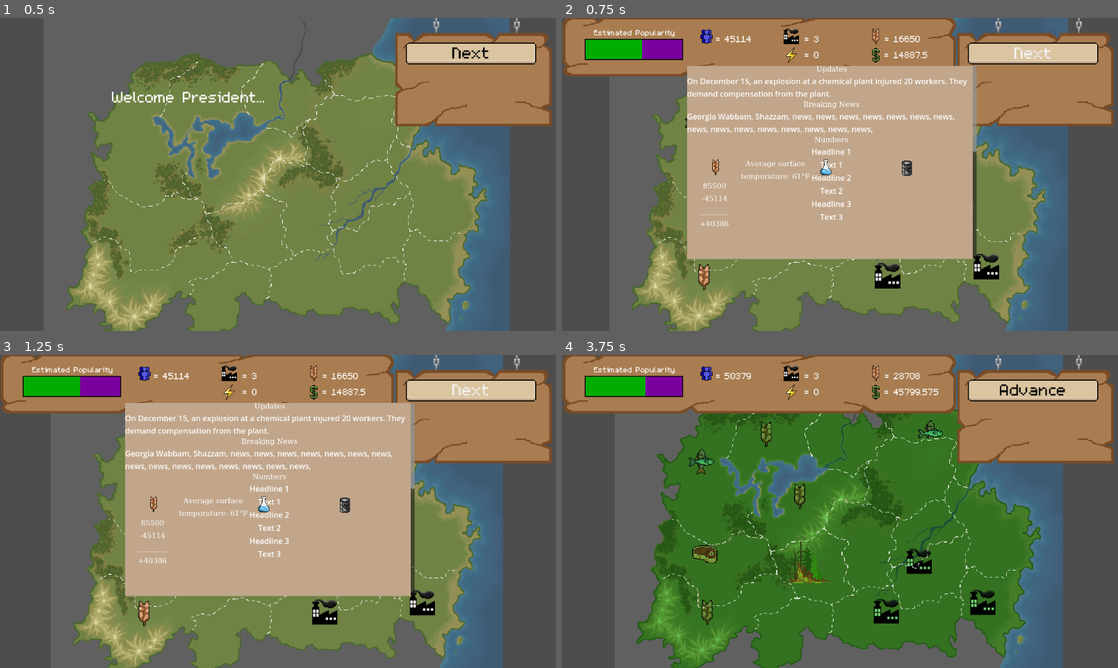
Above: before the commit, frames 1-4 (two rows, left to right).
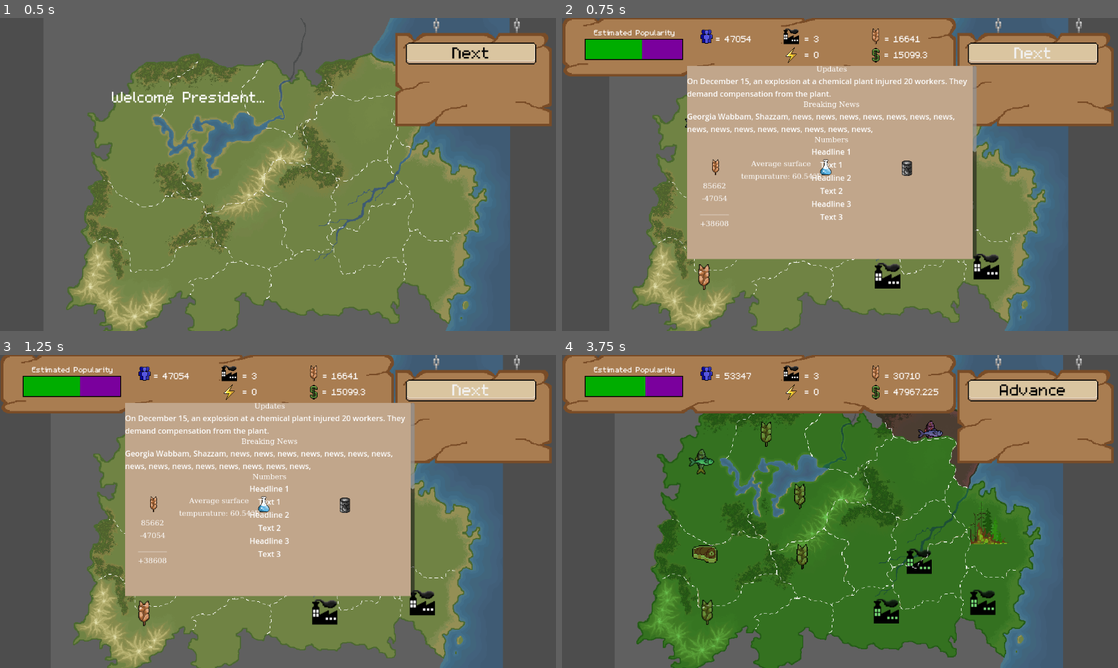
Above: after the commit, the same moments.

Repository: mccoogp/WeatherInc
Game: Godot game, scene res://world.tscn
Same seed, same stepped clock (60 frames per second), same inputs: the game is played once before the commit and once after it. The engine's default icon, where the game draws it, is replaced by a stand-in: a white triangle on a blue panel in a dark square.
Inputs (mouse positions are in pixels of both pictures, inside the frame that each line leads up to):
- Up to frame 1 (0.5 s): no input
- Up to frame 2 (0.75 s): click "Next" at 0.5 s
- Up to frame 3 (1.25 s): no input
- Up to frame 4 (3.75 s): click "Next" at 1.25 s; click "Advance" at 2 s; tap Enter at 2.75, 3.6 s; move the mouse to (962, 495) at 2.77 s; hold Right 2.78-3.53 s; hold X 2.78-3.53 s; click (962, 495) at 2.92 s; tap Space at 3.02, 3.5 s; move the mouse to (728, 527) at 3.52 s; hold Down from 3.53 s (still down)

Frame 1 is identical in both runs. In frame 2, 0.3% of the frame differs, in the area x 25-66%, y 5-67%; in frame 3, 0.3%; in frame 4, 2.1%, in the area x 30-81%, y 5-73%.

Commit message:
tech tree works better

Diff:
--- a/data/skill_tree.json
+++ b/data/skill_tree.json
@@ -2,83 +2,163 @@
   "Skills": {
 	"ag_1": {
 	  "name": "Agriculture Upgrade I",
-	  "description": "Basic crop rotation techniques improve soil health and boost crop output by 10%."
+	  "description": "Basic crop rotation techniques improve soil health. Increases food productivity by 50% total.\nCost:\nEnergy: 1000\nResearch: 1",
+	  "cost": {
+		"energy": 1000,
+		"research": 1
+	  }
 	},
 	"ag_2": {
 	  "name": "Agriculture Upgrade II",
-	  "description": "Advanced seeding methods increase planting efficiency and expand harvestable land. Crop output rises by 15%."
+	  "description": "Advanced seeding methods expand harvestable land. Increases food productivity by 50% total.\nCost:\nEnergy: 4000\nResearch: 4",
+	  "cost": {
+		"energy": 4000,
+		"research": 4
+	  }
 	},
 	"ag_3": {
 	  "name": "Agriculture Upgrade III",
-	  "description": "Enhanced fertilization and pest control reduce crop loss and accelerate growth cycles. Crop output increases by 20%."
+	  "description": "Fertilization and pest control reduce loss and accelerate growth. Increases food productivity by 50% total.\nCost:\nEnergy: 9000\nResearch: 9",
+	  "cost": {
+		"energy": 9000,
+		"research": 9
+	  }
 	},
 	"ag_4": {
 	  "name": "Agriculture Upgrade IV",
-	  "description": "Mechanized farming equipment significantly improves large-scale planting and harvesting efficiency. Crop output increases by 25%."
+	  "description": "Mechanized farming boosts efficiency and speed. Increases food productivity by 50% total.\nCost:\nEnergy: 16000\nResearch: 16",
+	  "cost": {
+		"energy": 16000,
+		"research": 16
+	  }
 	},
 	"ag_5": {
 	  "name": "Agriculture Upgrade V",
-	  "description": "Genetically optimized crops and precision agriculture maximize yields and resource use. Crop output is boosted by 30%."
+	  "description": "Genetically optimized crops maximize yields. Increases food productivity by 50% total.\nCost:\nEnergy: 25000\nResearch: 25",
+	  "cost": {
+		"energy": 25000,
+		"research": 25
+	  }
 	},
 	"in_1": {
 	  "name": "Industry Upgrade I",
-	  "description": "Basic manufacturing techniques improve production speed and reduce material waste by 5%."
+	  "description": "Basic manufacturing techniques improve production speed and reduce material waste by 5%.\nCost:\nEnergy: 1000\nResearch: 1",
+	  "cost": {
+		"energy": 1000,
+		"research": 1
+	  }
 	},
 	"in_2": {
 	  "name": "Industry Upgrade II",
-	  "description": "Introduction of assembly line processes increases factory efficiency. Production output rises by 10%."
+	  "description": "Introduction of assembly line processes increases factory efficiency. Production output rises by 10%.\nCost:\nEnergy: 4000\nResearch: 4",
+	  "cost": {
+		"energy": 4000,
+		"research": 4
+	  }
 	},
 	"in_3": {
 	  "name": "Industry Upgrade III",
-	  "description": "Automation and robotics reduce labor costs and speed up manufacturing. Production output increases by 15%."
+	  "description": "Automation and robotics reduce labor costs and speed up manufacturing. Production output increases by 15%.\nCost:\nEnergy: 9000\nResearch: 9",
+	  "cost": {
+		"energy": 9000,
+		"research": 9
+	  }
 	},
 	"in_4": {
 	  "name": "Industry Upgrade IV",
-	  "description": "Advanced supply chain management optimizes resource flow and minimizes downtime. Production output rises by 20%."
+	  "description": "Advanced supply chain management optimizes resource flow and minimizes downtime. Production output rises by 20%.\nCost:\nEnergy: 16000\nResearch: 16",
+	  "cost": {
+		"energy": 16000,
+		"research": 16
+	  }
 	},
 	"in_5": {
 	  "name": "Industry Upgrade V",
-	  "description": "Cutting-edge smart factories integrate AI-driven optimization, maximizing industrial efficiency. Production output increases by 25%."
+	  "description": "Cutting-edge smart factories integrate AI-driven optimization, maximizing industrial efficiency. Production output increases by 25%.\nCost:\nEnergy: 25000\nResearch: 25",
+	  "cost": {
+		"energy": 25000,
+		"research": 25
+	  }
 	},
 	"en_1": {
 	  "name": "Environment Upgrade I",
-	  "description": "Basic conservation practices reduce pollution and improve land sustainability by 5%."
+	  "description": "Basic conservation reduces pollution. Decreases global temperature by 5°C and slows the rate of temperature increase.\nCost:\nEnergy: 1000\nResearch: 1",
+	  "cost": {
+		"energy": 1000,
+		"research": 1
+	  }
 	},
 	"en_2": {
 	  "name": "Environment Upgrade II",
-	  "description": "Introduction of renewable energy sources decreases reliance on fossil fuels. Environmental impact reduced by 10%."
+	  "description": "Renewable energy reduces fossil fuel use. Decreases global temperature by 5°C and slows the rate of temperature increase.\nCost:\nEnergy: 4000\nResearch: 4",
+	  "cost": {
+		"energy": 4000,
+		"research": 4
+	  }
 	},
 	"en_3": {
 	  "name": "Environment Upgrade III",
-	  "description": "Advanced recycling and waste management systems minimize resource waste. Environmental impact reduced by 15%."
+	  "description": "Recycling and waste management minimize resource waste. Decreases global temperature by 5°C and slows the rate of temperature increase.\nCost:\nEnergy: 9000\nResearch: 9",
+	  "cost": {
+		"energy": 9000,
+		"research": 9
+	  }
 	},
 	"en_4": {
 	  "name": "Environment Upgrade IV",
-	  "description": "Widespread reforestation and habitat restoration programs improve biodiversity. Environmental impact reduced by 20%."
+	  "description": "Reforestation and habitat restoration improve biodiversity. Decreases global temperature by 5°C and slows the rate of temperature increase.\nCost:\nEnergy: 16000\nResearch: 16",
+	  "cost": {
+		"energy": 16000,
+		"research": 16
+	  }
 	},
 	"en_5": {
 	  "name": "Environment Upgrade V",
-	  "description": "Sustainable infrastructure and closed-loop systems ensure long-term environmental balance. Environmental impact reduced by 25%."
+	  "description": "Sustainable infrastructure ensures long-term environmental balance. Decreases global temperature by 5°C and slows the rate of temperature increase.\nCost:\nEnergy: 25000\nResearch: 25",
+	  "cost": {
+		"energy": 25000,
+		"research": 25
+	  }
 	},
 	"te_1": {
 	  "name": "Technology Upgrade I",
-	  "description": "Basic research facilities improve innovation speed and unlock simple technological advancements."
+	  "description": "Basic research facilities improve innovation speed and unlock simple technological advancements.\nCost:\nEnergy: 1000\nResearch: 1",
+	  "cost": {
+		"energy": 1000,
+		"research": 1
+	  }
 	},
 	"te_2": {
 	  "name": "Technology Upgrade II",
-	  "description": "Computing advancements accelerate research and enable complex data analysis. Research output increases by 10%."
+	  "description": "Computing advancements accelerate research and enable complex data analysis. Research output increases by 10%.\nCost:\nEnergy: 4000\nResearch: 4",
+	  "cost": {
+		"energy": 4000,
+		"research": 4
+	  }
 	},
 	"te_3": {
 	  "name": "Technology Upgrade III",
-	  "description": "Advanced materials and electronics open new engineering possibilities. Research and production efficiency rise by 15%."
+	  "description": "Advanced materials and electronics open new engineering possibilities. Research and production efficiency rise by 15%.\nCost:\nEnergy: 9000\nResearch: 9",
+	  "cost": {
+		"energy": 9000,
+		"research": 9
+	  }
 	},
 	"te_4": {
 	  "name": "Technology Upgrade IV",
-	  "description": "Artificial intelligence and machine learning revolutionize design and discovery. Research output increases by 20%."
+	  "description": "Artificial intelligence revolutionizes design and discovery. Research output increases by 20%.\nCost:\nEnergy: 16000\nResearch: 16",
+	  "cost": {
+		"energy": 16000,
+		"research": 16
+	  }
 	},
 	"te_5": {
 	  "name": "Technology Upgrade V",
-	  "description": "Breakthrough innovations in nanotechnology and quantum computing redefine technological capabilities. Research output increases by 25%."
+	  "description": "Nanotechnology and quantum computing redefine tech capabilities. Research output increases by 25%.\nCost:\nEnergy: 25000\nResearch: 25",
+	  "cost": {
+		"energy": 25000,
+		"research": 25
+	  }
 	}
   }
 }
--- a/pause.tscn
+++ b/pause.tscn
@@ -51,15 +51,15 @@
 [node name="peaceful" type="Button" parent="."]
 offset_left = 93.0
 offset_top = 140.0
-offset_right = 215.0
+offset_right = 241.0
 offset_bottom = 171.0
-text = "Peaceful Mode"
+text = "Toggle Peaceful"
 
 [node name="pink" type="Button" parent="."]
-offset_left = 224.0
-offset_top = 140.0
-offset_right = 392.0
-offset_bottom = 171.0
+offset_left = 248.0
+offset_top = 139.0
+offset_right = 415.0
+offset_bottom = 170.0
 text = "Toggle pink mode"
 
 [connection signal="pressed" from="Button" to="." method="_on_button_pressed"]
--- a/skill_tree.gd
+++ b/skill_tree.gd
@@ -66,18 +66,29 @@
 func buy_skill(name) -> void:
 	var level = int(name[-1])
 	var category = skill_dict[name.split('_')[0]]
+
+	var energy_cost = 1000 * pow(level, 2)
+	var research_cost = pow(level, 2)
+
 	if levels[category] + 1 > level:
-		print("already bought")
+		print("Already bought")
 	elif levels[category] + 1 < level:
-		print("need prerequisite upgrade")
+		print("Need prerequisite upgrade")
 	else:
-		if find_parent('world').energyprod - 1000 * (level ^ 2) >= 0 and find_parent('world').research - level >= 0:
+		var world = find_parent('world')
+		if world.energyprod >= energy_cost and world.research >= research_cost:
 			levels[category] += 1
-			find_parent('world').energyprod -=  1000 * (level ^ 2)
-			find_parent('world').research -= level
-			print("bought", name)
+			world.energyprod -= energy_cost
+			world.research -= research_cost
+			print("Bought", name)
+			print("Cost: Energy =", energy_cost, "| Research =", research_cost)
+			if name.begins_with("en_"):
+				find_parent("world").temp -= 5.0
 		else:
-			print("not enough money")
+			print("Not enough resources.")
+			print("Required -> Energy:", energy_cost, "| Research:", research_cost)
+			print("You have -> Energy:", world.energyprod, "| Research:", world.research)
+
 
 
 func _on_buy_button_pressed() -> void:
--- a/world.gd
+++ b/world.gd
@@ -50,13 +50,13 @@
 var pink = false
 
 func _on_resume_game():
-	print("recived emit")
 	frame = 0
 	$Camera2D.position = defaultcenter
 	$Camera2D.zoom = Vector2(defaultzoom, defaultzoom)
 	$CanvasLayer.visible = previousvis[0]
 	$"Popularity bar".visible =  previousvis[1]
 	$Start.visible = previousvis[2]
+	$TopBar.visible = previousvis[3]
 
 
 func ElectResults(random = 0):
@@ -141,7 +141,8 @@
 	'''
 	var disasters = ["tornado", "drought", "rain", "fire", "volcano", "disease"]
 	var ran = randi_range(50,300)
-	if ran < temp and randf() <= 1.0 - env_modifier:
+	if ran < temp:
+		print(disasters[randi_range(0,len(disasters)-1)])
 		return disasters[randi_range(0,len(disasters)-1)]
 	else:
 		return('none')
@@ -155,8 +156,12 @@
 	pause_menu.connect("peaceful", Callable(self, "_on_peaceful"))
 	pause_menu.connect("pink", Callable(self, "_on_pink"))
 func _on_peaceful():
-	temp = 0
-	peace = true
+	if not peace:
+		temp = 0
+		peace = true
+	elif peace:
+		temp = 60
+		peace = false
 
 func _on_pink():
 	if not pink:
@@ -642,10 +647,10 @@
 		if phase == 4:
 			ResetColor()
 			var skill_tree_script = get_node('CanvasLayer/News/SkillTree')
-			food_modifier = 1.0 + skill_tree_script.levels[0] * 0.1
-			env_modifier = skill_tree_script.levels[2] * 0.1
-			ind_modifier = 1.0 + skill_tree_script.levels[1] * 0.1
-			tech_modifier = 1.0 + skill_tree_script.levels[3] * 0.1
+			food_modifier = 1.0 + skill_tree_script.levels[0] * 0.5
+			env_modifier = 1.0 + skill_tree_script.levels[2] * 0.5
+			ind_modifier = 1.0 + skill_tree_script.levels[1] * 0.5
+			tech_modifier = 1.0 + skill_tree_script.levels[3] * 0.5
 
 			year += 1
 			factories = 0
@@ -804,7 +809,20 @@
 			$Start.visible = false
 			$CanvasLayer/News.hide = false
 			$CanvasLayer/News.text = "Next"
-			temp += 1
+
+
+			#temp calculator
+			var new_temp = 0
+			for district in 16:
+				if "meat" in districts[district].product or "oil" in districts[district].product or "factory" in districts[district].product:
+					new_temp += 0.01
+			new_temp += 0.5
+			new_temp /= env_modifier
+			temp += new_temp
+			temp = round(temp * 100) / 100.0
+
+
+
 			phase = 1
 			$TopBar/Variables3/Research
 			if activateresearch:
